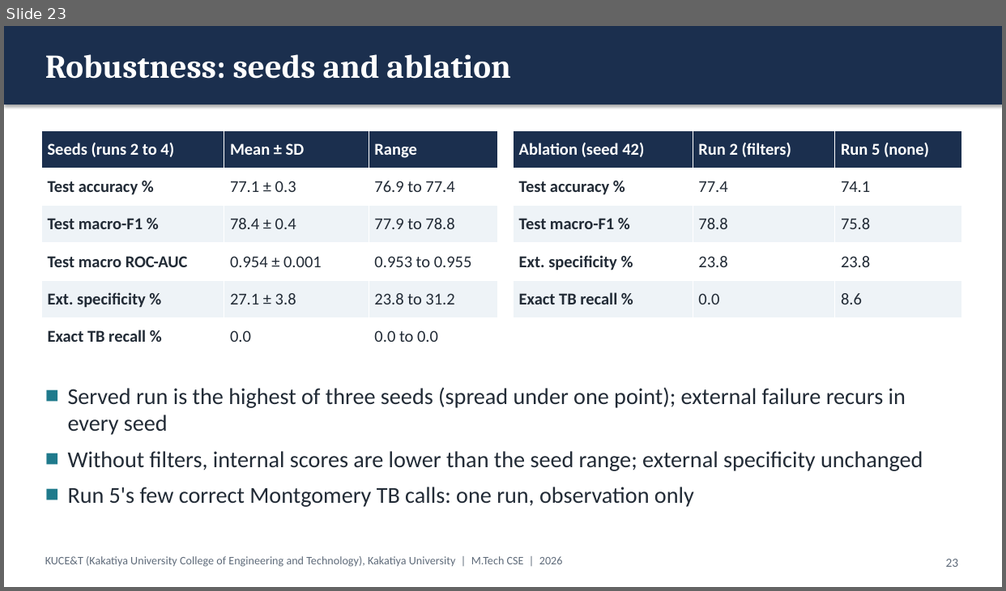
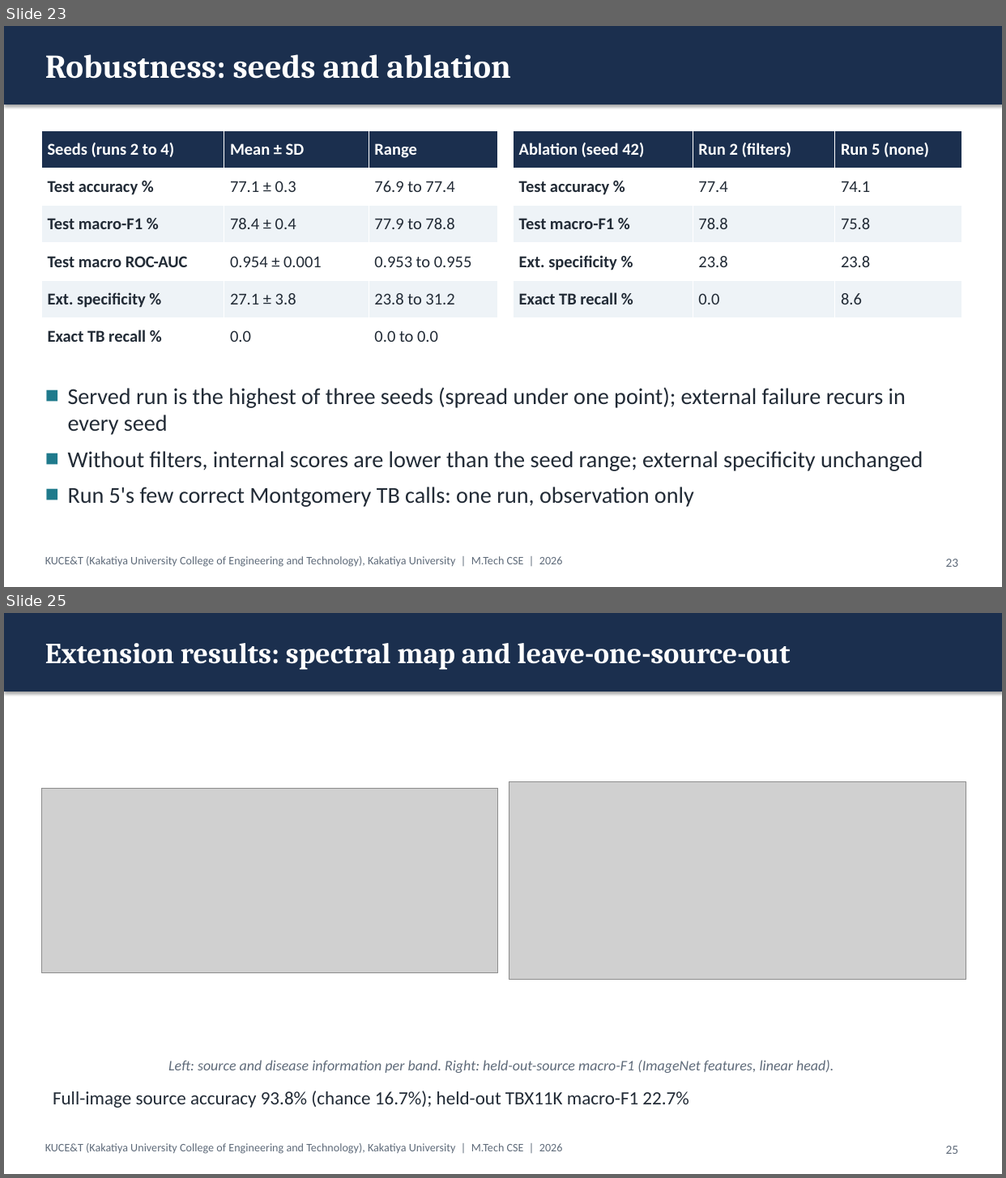
Before and after one commit to KSathwik/Lung_Disease_Detector, a slide deck: docs/presentation/LungAI_MTech_Presentation.pptx. Shown one above the other, each under a label of ours: slide 23 before the commit, slides 23 and 25 after it; the slides between them are not shown. The pictures are 1006x591 and 1006x1178 pixels, drawn with LibreOffice and Linux fonts; fonts in the diff are those of the drawing; grey boxes stand for pictures. Boxes give left, top, right and bottom in pixels: in the first picture for what was removed or moved away, otherwise in the second. Text is boxed around its words. In the diff, an @@ line names an element or a change of style, - is before the commit and + after.

```diff
--- a/docs/presentation/LungAI_MTech_Presentation.pptx
+++ b/docs/presentation/LungAI_MTech_Presentation.pptx
@@ slide 25 added at (x1=4, y1=613, x2=1002, y2=1174), background #FFFFFF @@
@@ rectangle added at (x1=4, y1=613, x2=1002, y2=692), fill #1B2F4E @@
@@ text added at (x1=45, y1=643, x2=791, y2=670), 28 pt, text #FFFFFF, bold @@
+Extension results: spectral map and leave-one-source-out
@@ picture added at (x1=509, y1=782, x2=966, y2=980) @@
@@ picture added at (x1=41, y1=788, x2=498, y2=973) @@
@@ text added at (x1=168, y1=1060, x2=833, y2=1073), 14 pt, text #5F6B7A, italic @@
+Left: source and disease information per band. Right: held-out-source macro-F1 (ImageNet features, linear head).
@@ text added at (x1=53, y1=1091, x2=688, y2=1108), 18 pt, text #222B36 @@
+Full-image source accuracy 93.8% (chance 16.7%); held-out TBX11K macro-F1 22.7%
@@ text added at (x1=45, y1=1144, x2=563, y2=1154), 11 pt, text #5F6B7A @@
+KUCE&T (Kakatiya University College of Engineering and Technology), Kakatiya University | M.Tech CSE | 2026
@@ page number added at (x1=946, y1=1146, x2=959, y2=1154), 12 pt, text #5F6B7A @@
+25
```
Also in this commit, not shown: 3 slides changed, 2 other slides added, 39 other files.
